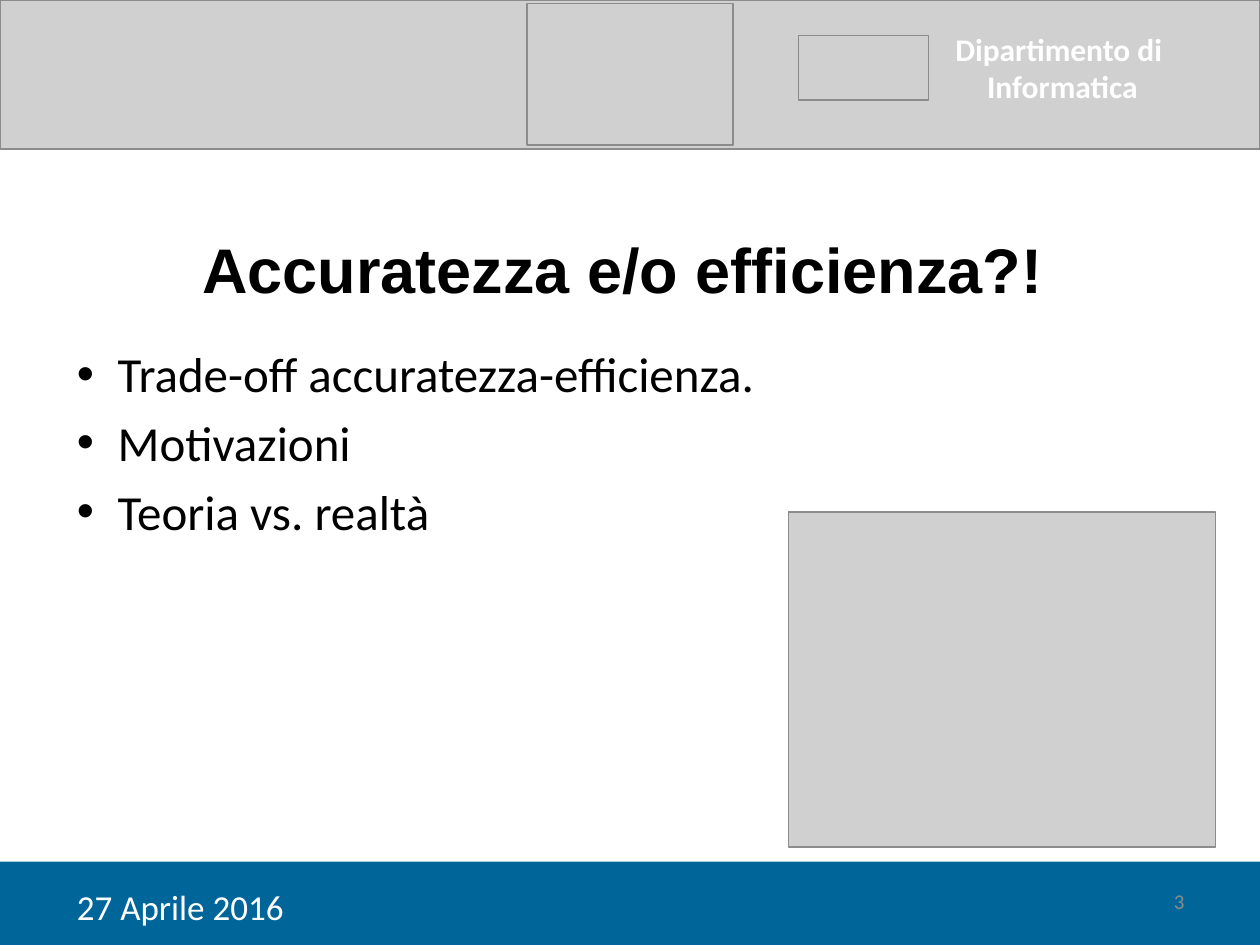
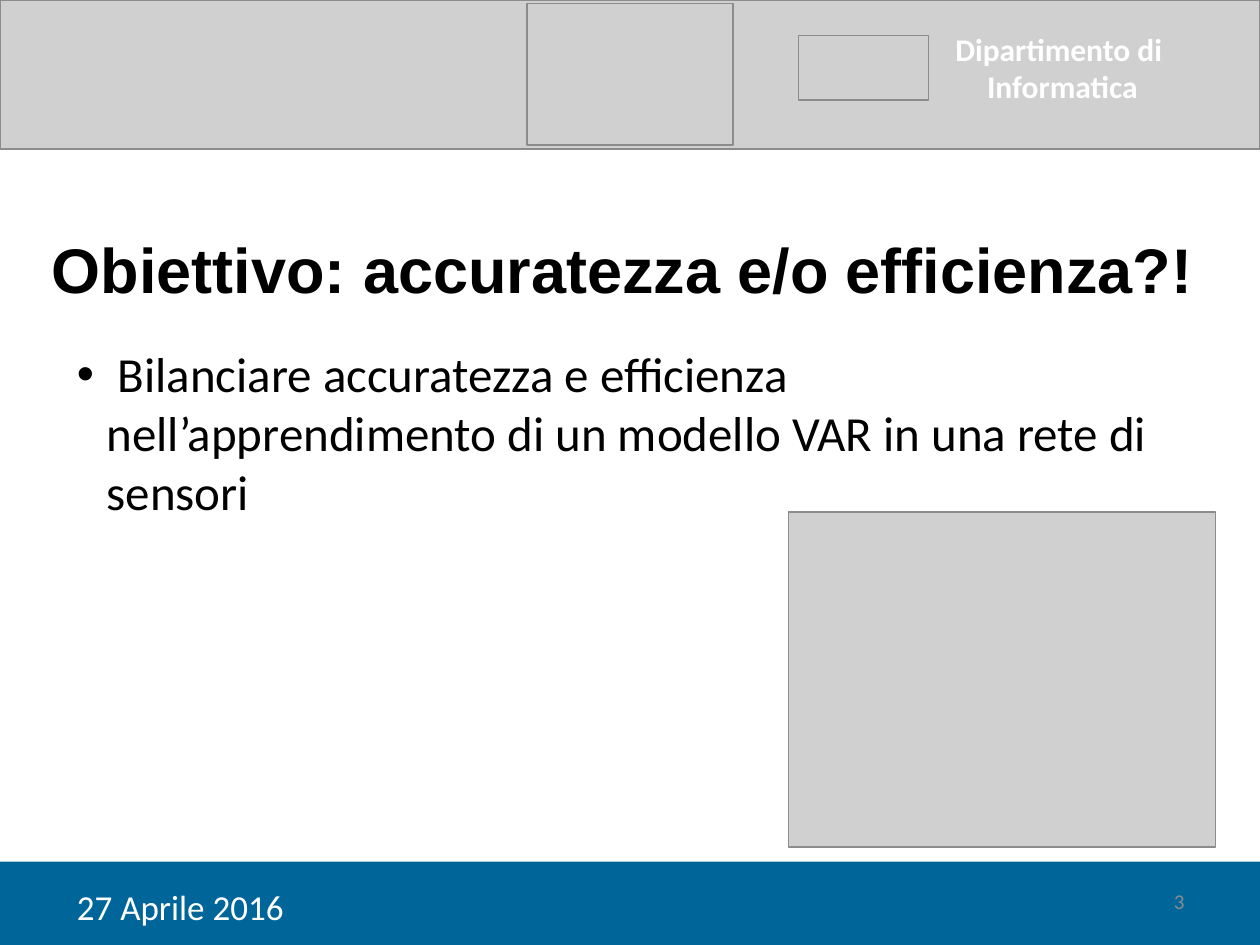
Before and after one commit to tps1516/Tesi, a slide deck: slide 3 of Tesi Corrado/Giancaspro_Corrado_Presentazione.pptx. Drawn at 1260x945 pixels with LibreOffice and Linux fonts; fonts in the diff are those of the drawing; grey boxes stand for pictures. Boxes give left, top, right and bottom in pixels: in the first picture for what was removed or moved away, otherwise in the second. Text is boxed around its words. In the diff, an @@ line names an element or a change of style, - is before the commit and + after.

```diff
--- a/Tesi Corrado/Giancaspro_Corrado_Presentazione.pptx
+++ b/Tesi Corrado/Giancaspro_Corrado_Presentazione.pptx
@@ text at bbox=[52, 247, 1192, 295]: text changed @@
-Accuratezza e/o efficienza?!
+Obiettivo: accuratezza e/o efficienza?!
@@ text at bbox=[107, 358, 1146, 511]: text changed @@
-• Trade-off accuratezza-efficienza.
-• Motivazioni
-• Teoria vs. realtà
+• Bilanciare accuratezza e efficienza nell’apprendimento di un modello VAR in una rete di sensori
```
Also in this commit, not shown: 7 other slides changed, 8 slides added, 1 slide removed, 1 other file.
